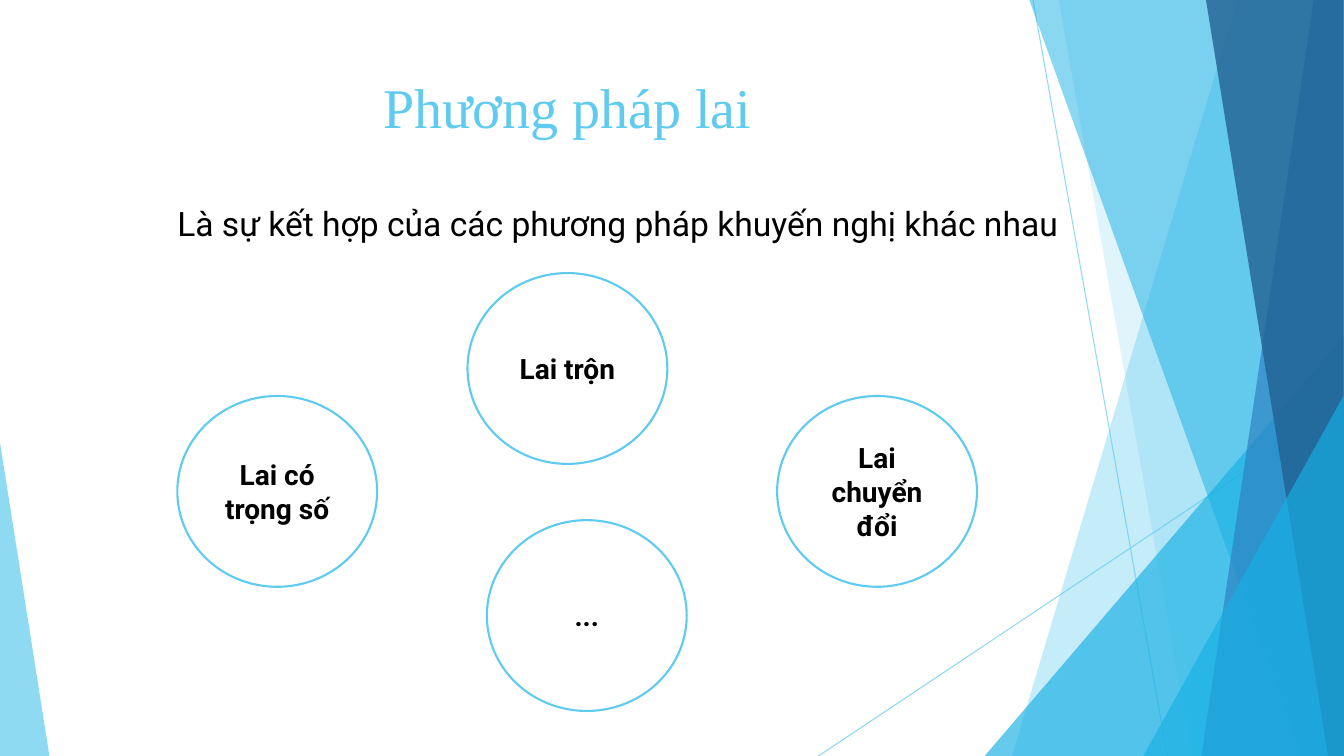
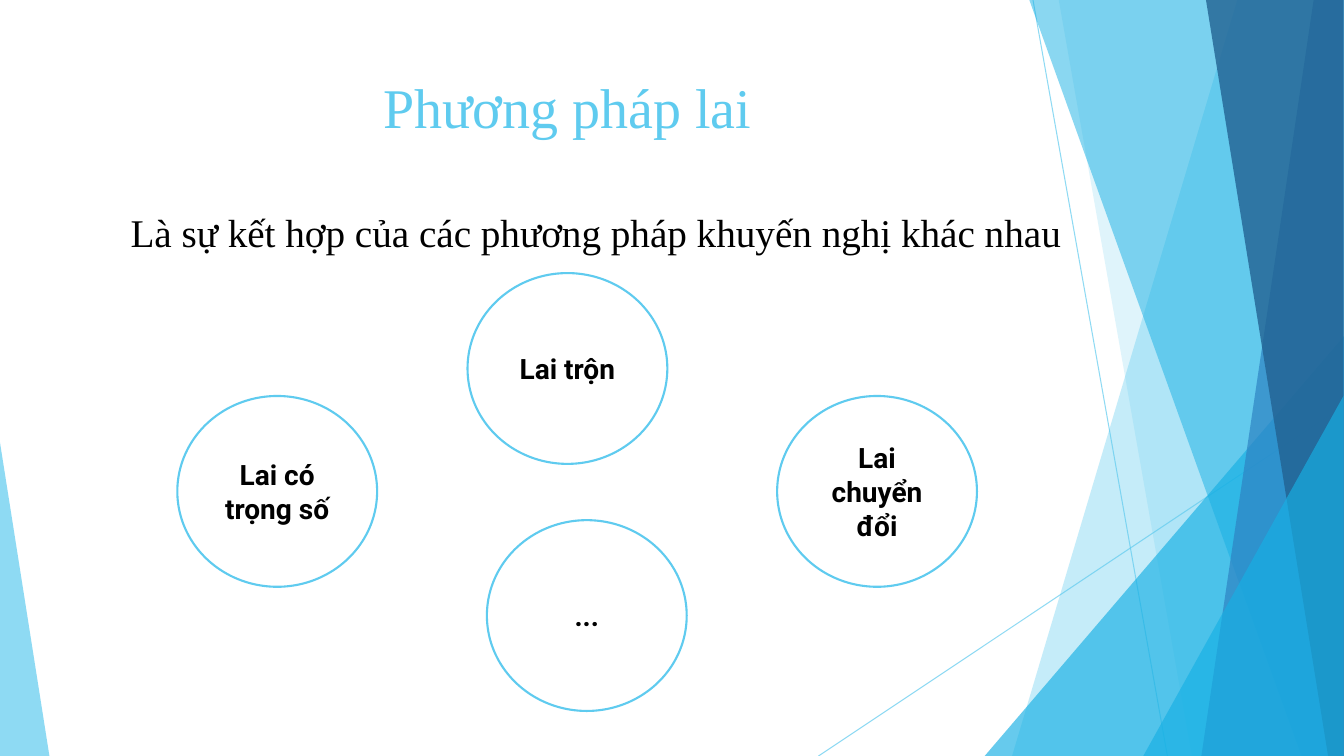
Before and after one commit to tuyennta/JobRecSys, a slide deck: slide 13 of Documents/Báo cáo/Bao cao KLTN.pptx. Drawn at 1344x756 pixels with LibreOffice and Linux fonts; fonts in the diff are those of the drawing. Boxes give left, top, right and bottom in pixels: in the first picture for what was removed or moved away, otherwise in the second. Text is boxed around its words. In the diff, an @@ line names an element or a change of style, - is before the commit and + after.

```diff
--- a/Documents/Báo cáo/Bao cao KLTN.pptx
+++ b/Documents/Báo cáo/Bao cao KLTN.pptx
@@ text "Là sự kết hợp của ...": place and size @@
-text "Là sự kết hợp của ..." at (177, 208, 1058, 243)
+text "Là sự kết hợp của ..." at (131, 218, 1061, 255)
@@ text "Là sự kết hợp của ..." at (131, 218, 1061, 255): size 24 to 28 pt, font Roboto to Times New Roman @@
```
Also in this commit, not shown: 4 other slides changed, 2 slides added, 1 slide removed.
